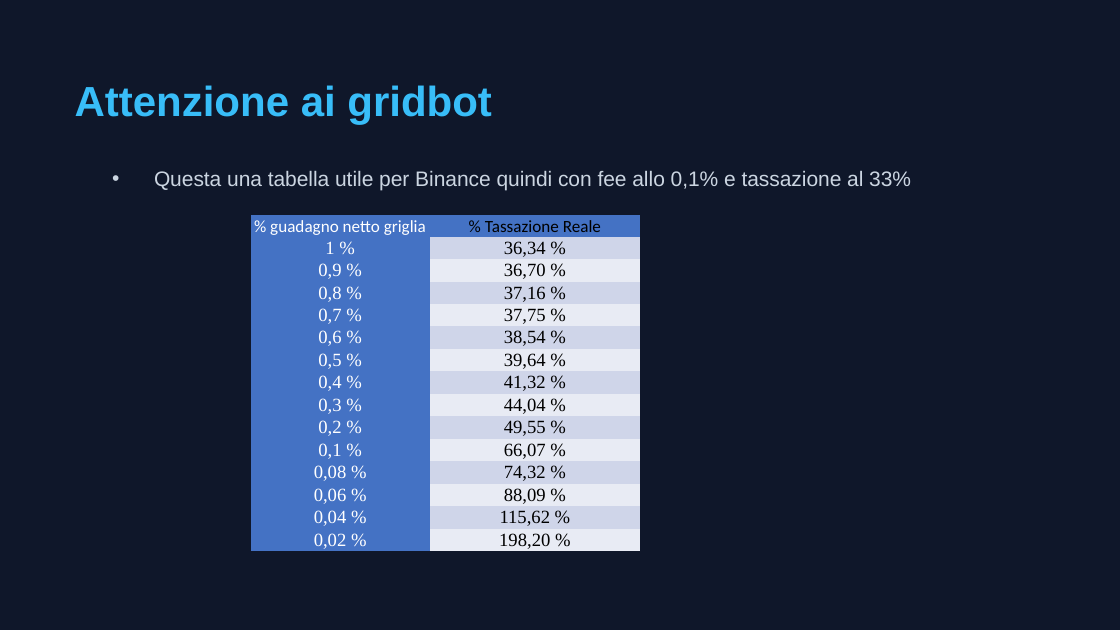
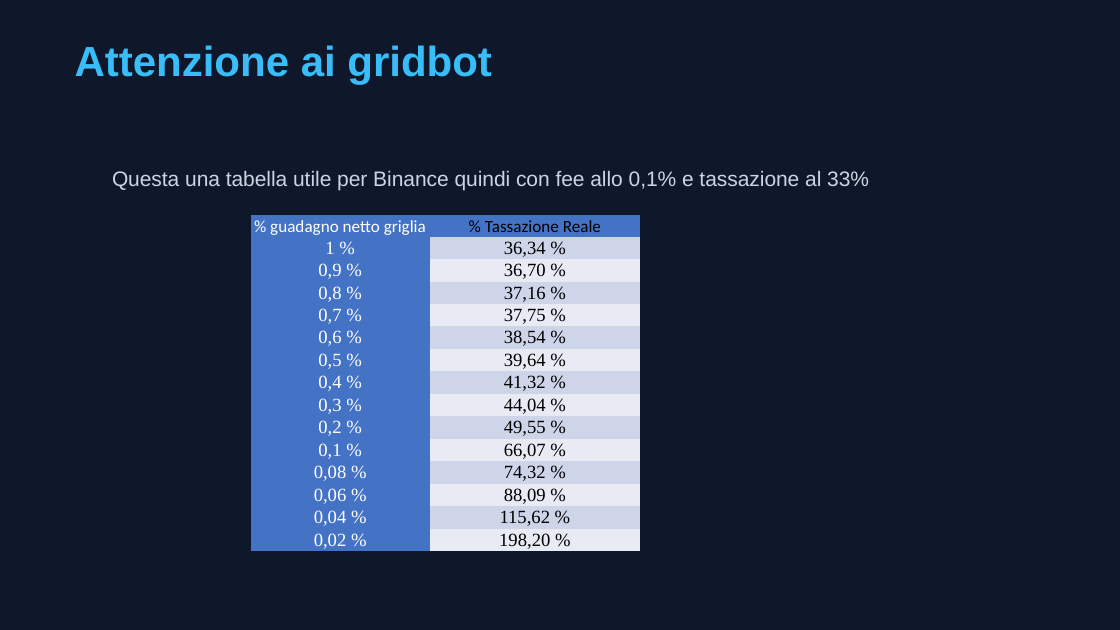
Before and after one commit to Lucapasselli/GiacenzeCrypto, a slide deck: slide 12 of Documentazione/Gestione delle fee.pptx (slide 10 before the commit). Drawn at 1120x630 pixels with LibreOffice and Linux fonts; fonts in the diff are those of the drawing. Boxes give left, top, right and bottom in pixels: in the first picture for what was removed or moved away, otherwise in the second. Text is boxed around its words. In the diff, an @@ line names an element or a change of style, - is before the commit and + after.

```diff
--- a/Documentazione/Gestione delle fee.pptx
+++ b/Documentazione/Gestione delle fee.pptx
@@ text "Attenzione ai gridbot": place and size @@
-text "Attenzione ai gridbot" at <box>75,85,492,125</box>
+text "Attenzione ai gridbot" at <box>75,45,492,85</box>
@@ text "Questa una tabella utile per ..." at <box>112,171,869,191</box>: bullet • to none @@
```
Also in this commit, not shown: 7 other slides changed, 2 slides added, 1 other file.
